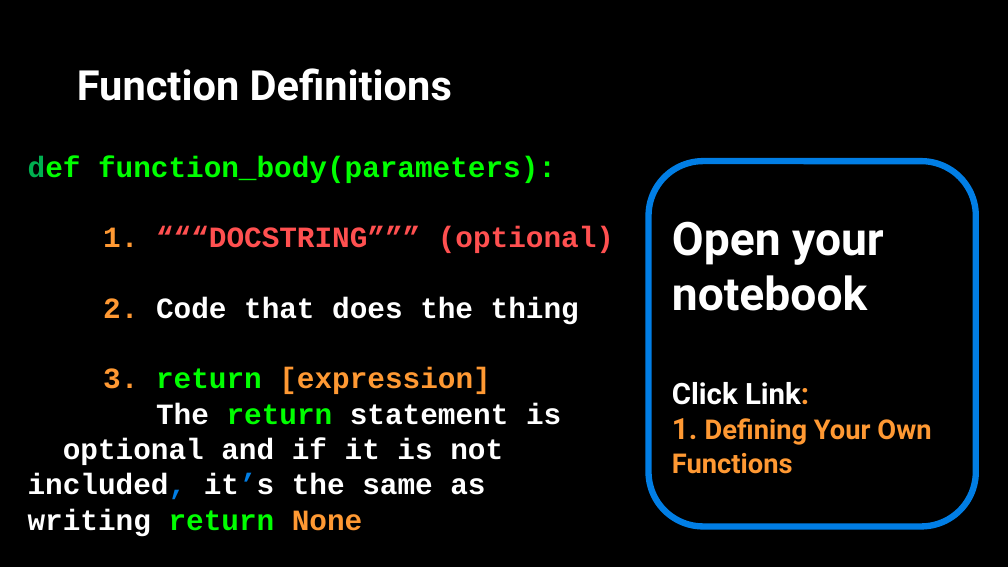
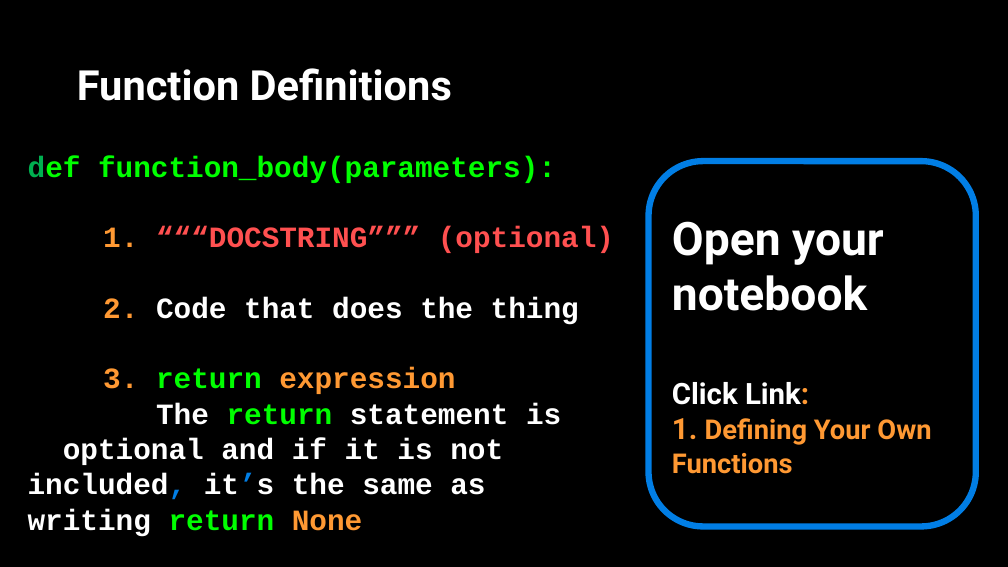
Before and after one commit to APS106/APS106-winter-2022-material, a slide deck: slide 6 of lectures/week2/lecture2/slides/week2_lecture2.pptx. Drawn at 1008x567 pixels with LibreOffice and Linux fonts; fonts in the diff are those of the drawing; background and template pictures are left out. Boxes give left, top, right and bottom in pixels: in the first picture for what was removed or moved away, otherwise in the second. Text is boxed around its words. In the diff, an @@ line names an element or a change of style, - is before the commit and + after.

```diff
--- a/lectures/week2/lecture2/slides/week2_lecture2.pptx
+++ b/lectures/week2/lecture2/slides/week2_lecture2.pptx
@@ text at (103,367,455,394): text changed @@
-3. return [expression]
+3. return expression
```
Also in this commit, not shown: 22 other files.
